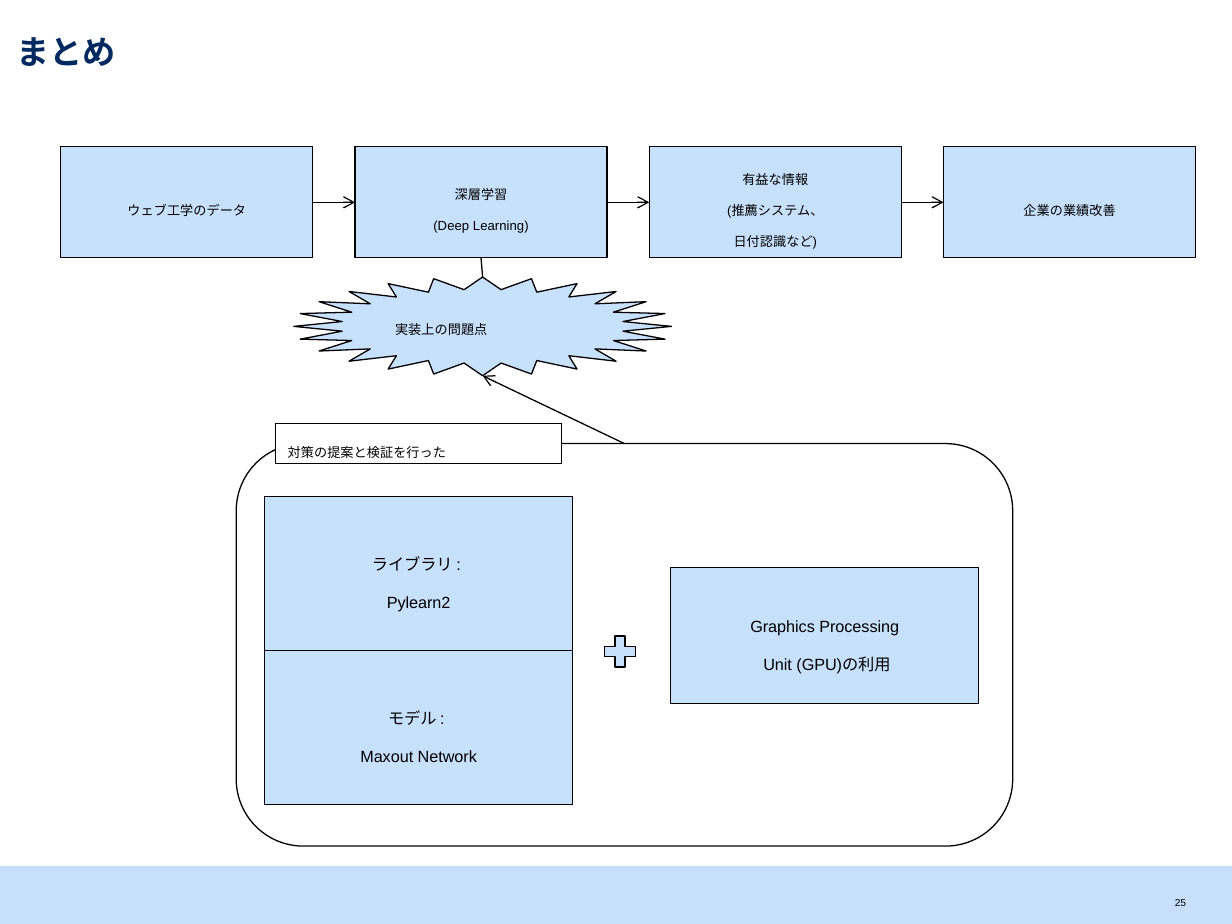
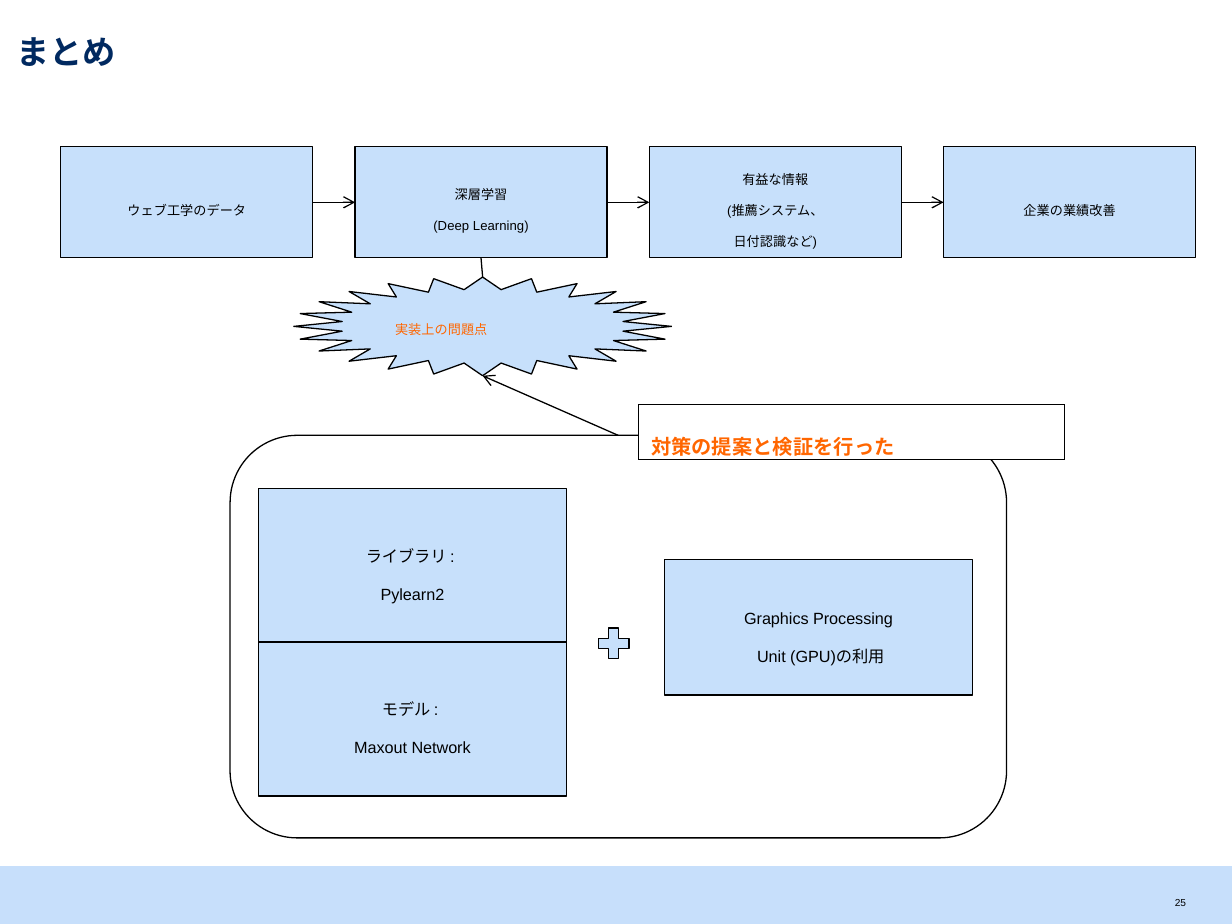
Before and after one commit to srtk/sotsuron, a slide deck: slide 26 of doc/sotsuron_defense/bd.pptx. Drawn at 1232x924 pixels with LibreOffice and Linux fonts; fonts in the diff are those of the drawing. Boxes give left, top, right and bottom in pixels: in the first picture for what was removed or moved away, otherwise in the second. Text is boxed around its words. In the diff, an @@ line names an element or a change of style, - is before the commit and + after.

```diff
--- a/doc/sotsuron_defense/bd.pptx
+++ b/doc/sotsuron_defense/bd.pptx
@@ star "実装上の問題点" at <box>294,277,671,376</box>: text colour #000000 to #FF6600 @@
@@ arrow moved from (625, 444) - (483, 376) to (619, 435) - (483, 376) @@
@@ rectangle "対策の提案と検証を行った": place and size @@
-rectangle "対策の提案と検証を行った" at <box>275,424,562,464</box>
+rectangle "対策の提案と検証を行った" at <box>639,405,1064,460</box>
@@ rectangle "対策の提案と検証を行った" at <box>639,405,1064,460</box>: size 13 to 20 pt, text colour #000000 to #FF6600, bold on @@
@@ 3 rectangles, 1 plus sign, 1 rounded rectangle: place and size @@
-3 rectangles, 1 plus sign, 1 rounded rectangle at <box>236,444,1013,846</box>
+3 rectangles, 1 plus sign, 1 rounded rectangle at <box>230,435,1007,837</box>
```
Also in this commit, not shown: 13 other slides changed, 4 other files.
